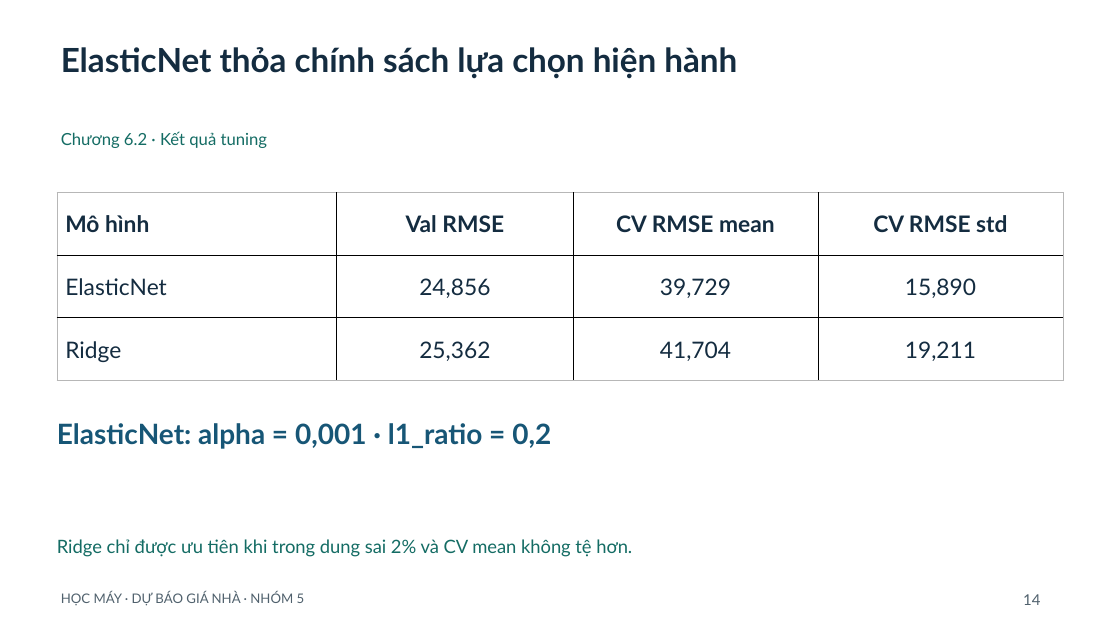
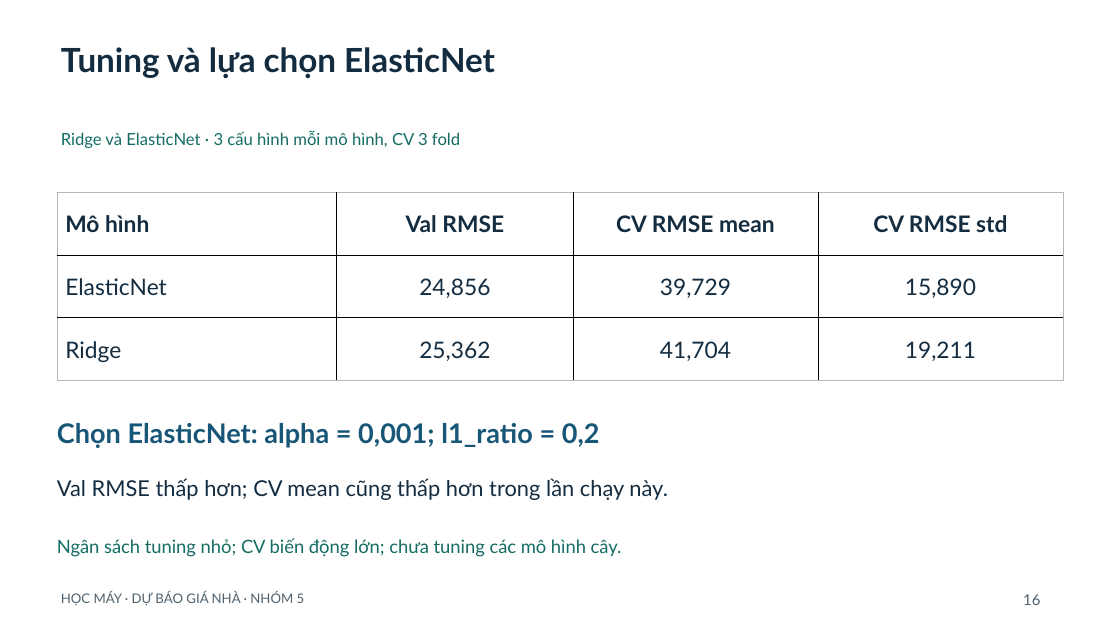
Before and after one commit to ngtd-2609/ames-house-price-prediction, a slide deck: slide 16 of slides/Slide_Hoc_may.pptx (slide 14 before the commit). Drawn at 1120x630 pixels with LibreOffice and Linux fonts; fonts in the diff are those of the drawing. Boxes give left, top, right and bottom in pixels: in the first picture for what was removed or moved away, otherwise in the second. Text is boxed around its words. In the diff, an @@ line names an element or a change of style, - is before the commit and + after.

```diff
--- a/slides/Slide_Hoc_may.pptx
+++ b/slides/Slide_Hoc_may.pptx
@@ text at box(61, 47, 495, 79): text changed @@
-ElasticNet thỏa chính sách lựa chọn hiện hành
+Tuning và lựa chọn ElasticNet
@@ text at box(61, 131, 460, 148): text changed @@
-Chương 6.2 · Kết quả tuning
+Ridge và ElasticNet · 3 cấu hình mỗi mô hình, CV 3 fold
@@ text at box(57, 423, 600, 448): text changed; size 24 to 23.2 pt @@
-ElasticNet: alpha = 0,001 · l1_ratio = 0,2
+Chọn ElasticNet: alpha = 0,001; l1_ratio = 0,2
@@ text at box(57, 478, 667, 500): text changed; size 15.8 to 18.8 pt; text colour #146C64 to #142C40 @@
-Ridge chỉ được ưu tiên khi trong dung sai 2% và CV mean không tệ hơn.
+Val RMSE thấp hơn; CV mean cũng thấp hơn trong lần chạy này.
@@ text added at box(57, 538, 622, 557), 15.8 pt, text #146C64 @@
+Ngân sách tuning nhỏ; CV biến động lớn; chưa tuning các mô hình cây.
@@ text at box(1023, 594, 1040, 605): text changed @@
-14
+16
```
Also in this commit, not shown: 19 other slides changed, 4 slides added, 4 slides removed, 1 other file.
